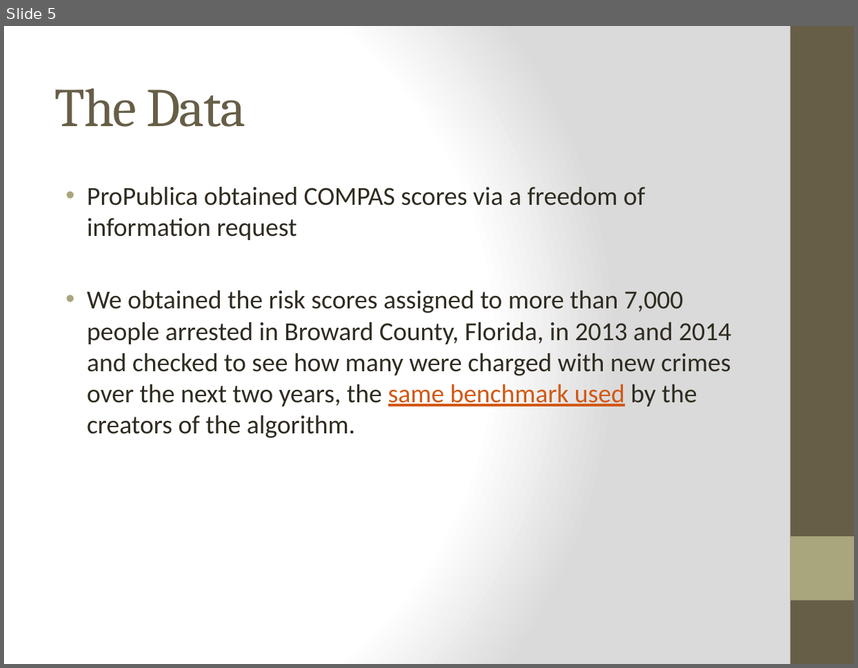
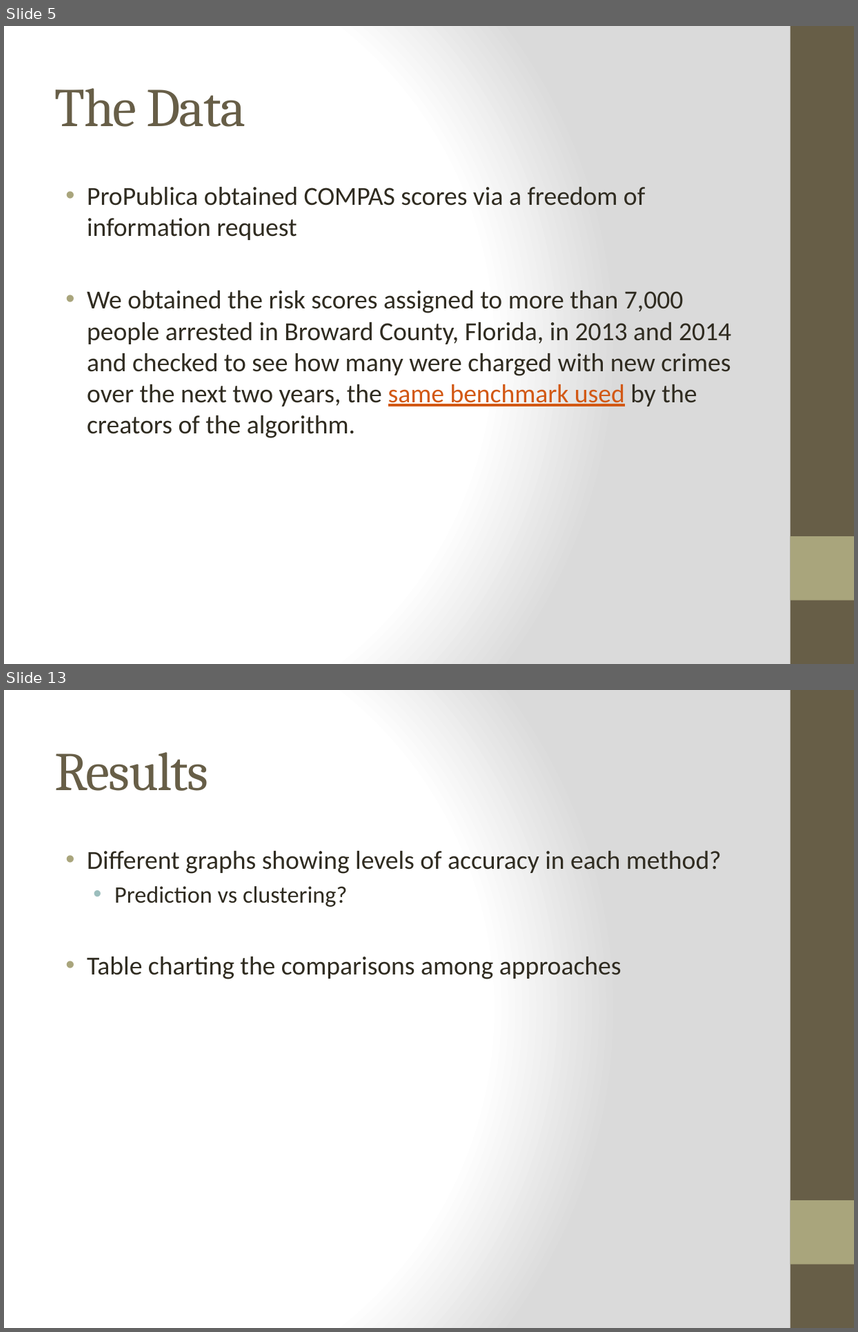
Before and after one commit to janeparkhere/springboard-exercises, a slide deck: Capstone.pptx. Shown one above the other, each under a label of ours: slide 5 before the commit, slides 5 and 13 after it; the slides between them are not shown. The pictures are 858x668 and 858x1332 pixels, drawn with LibreOffice and Linux fonts; fonts in the diff are those of the drawing. Boxes give left, top, right and bottom in pixels: in the first picture for what was removed or moved away, otherwise in the second. Text is boxed around its words. In the diff, an @@ line names an element or a change of style, - is before the commit and + after.

```diff
--- a/Capstone.pptx
+++ b/Capstone.pptx
@@ slide 13 added at <box>4,690,854,1328</box>, background gradient #FFFFFF to #DADADA; not listed: 2 template elements that a slide beside it also shows @@
@@ title added at <box>55,752,209,791</box>, 46 pt, text #675E47 @@
+Results
@@ text added at <box>87,851,722,979</box>, 22 pt, text #2F2B20 @@
+• Different graphs showing levels of accuracy in each method?
+  • Prediction vs clustering?
+• Table charting the comparisons among approaches
```
Also in this commit, not shown: 5 slides changed, 6 other slides added, 13 other files.
